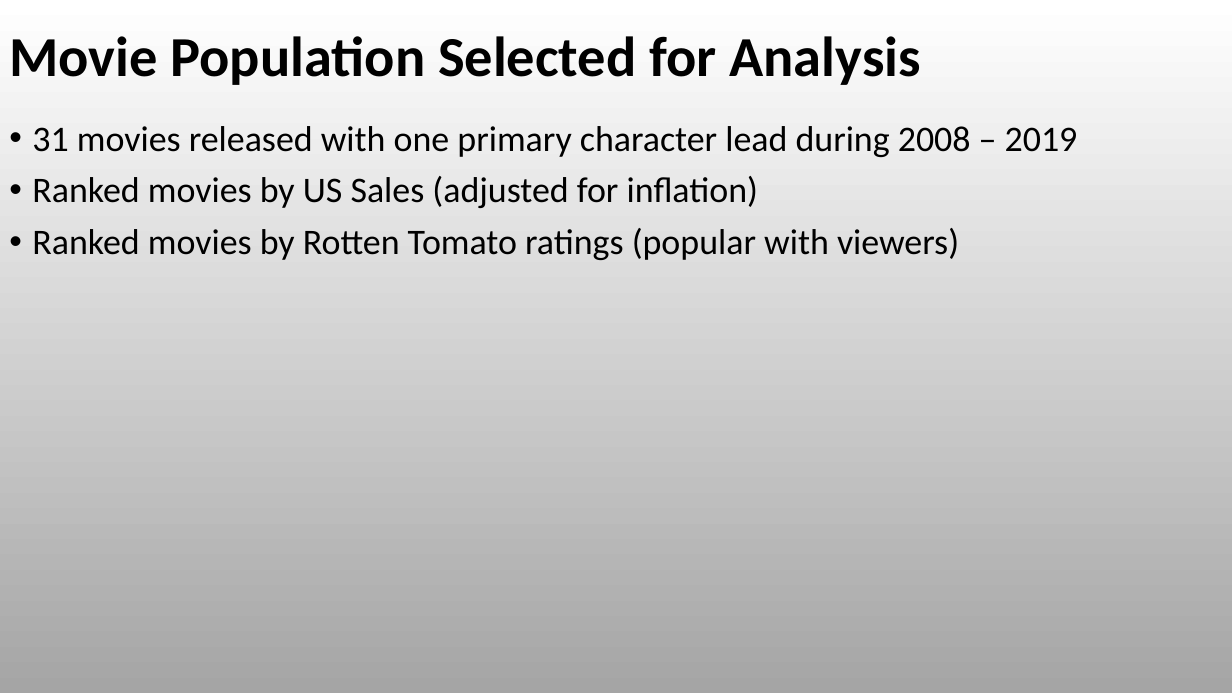
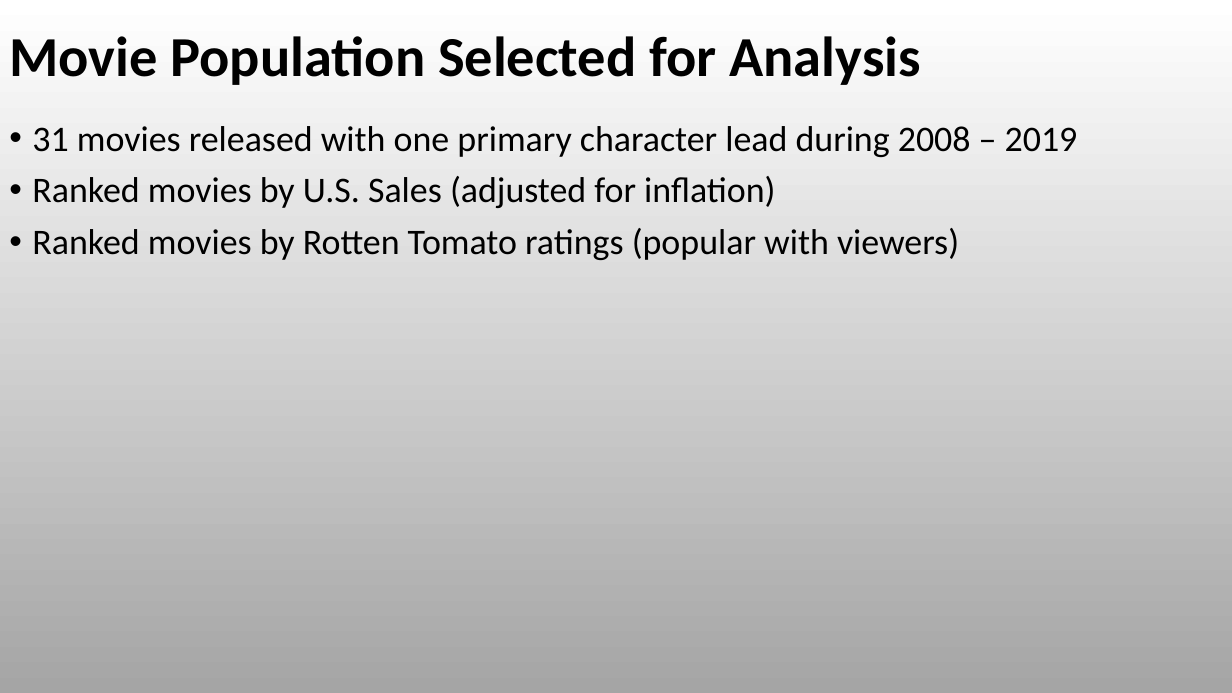
Before and after one commit to RyanSchraeder/Team-Aurora-Marvels, a slide deck: slide 5 of Project_1_Superheros.pptx. Drawn at 1232x693 pixels with LibreOffice and Linux fonts; fonts in the diff are those of the drawing. Boxes give left, top, right and bottom in pixels: in the first picture for what was removed or moved away, otherwise in the second. Text is boxed around its words. In the diff, an @@ line names an element or a change of style, - is before the commit and + after.

```diff
--- a/Project_1_Superheros.pptx
+++ b/Project_1_Superheros.pptx
@@ text at (x1=32, y1=176, x2=775, y2=208): text changed @@
-• Ranked movies by US Sales (adjusted for inflation)
+• Ranked movies by U.S. Sales (adjusted for inflation)
```
Also in this commit, not shown: 3 other slides changed.
